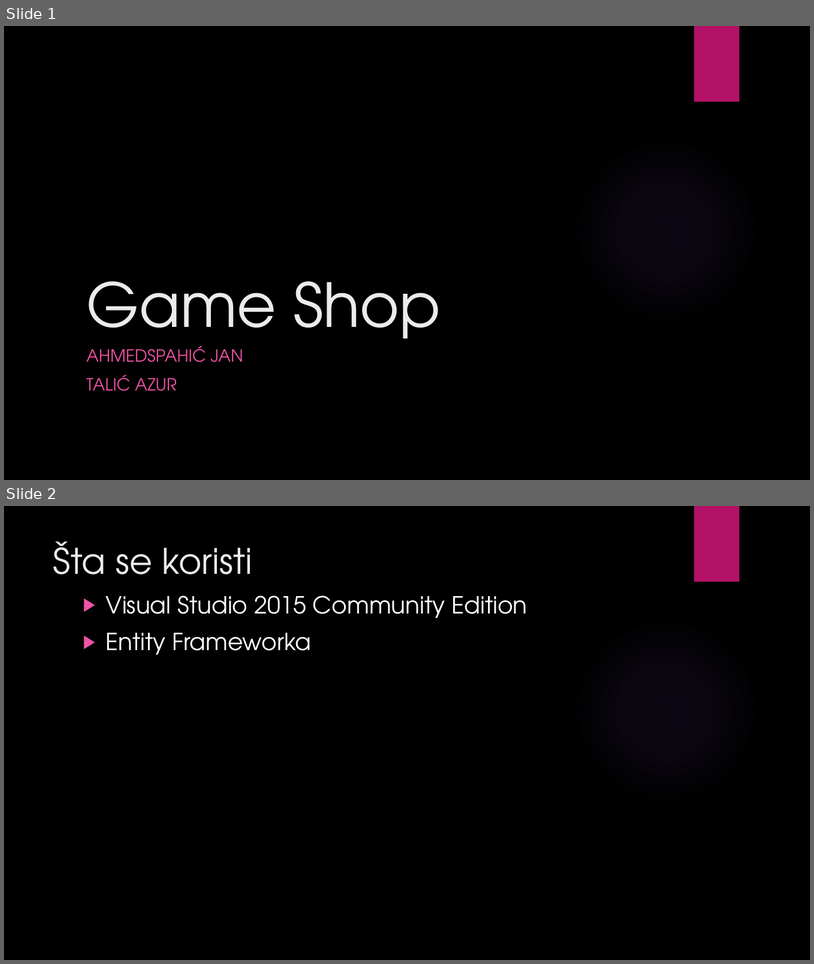
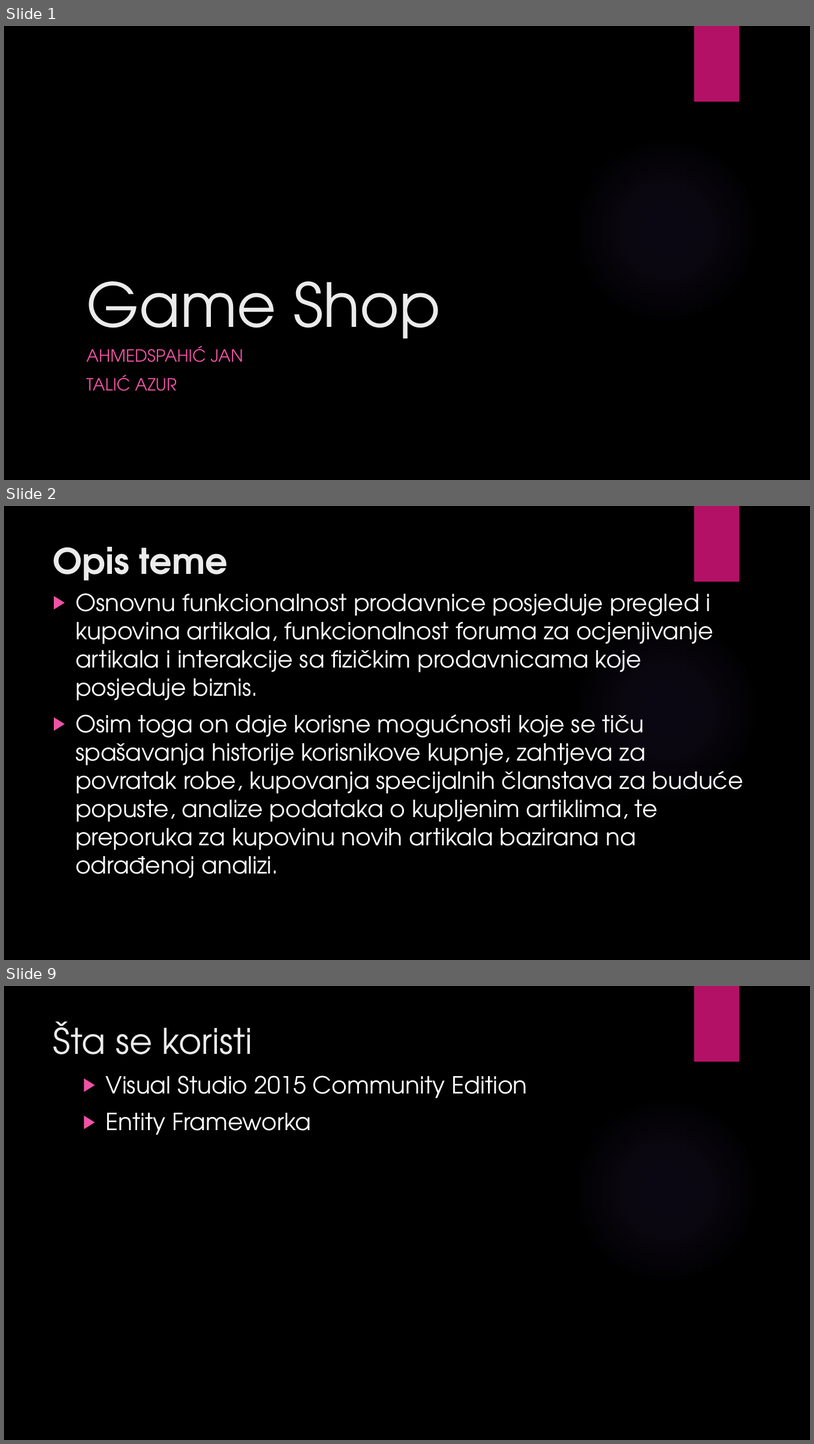
Before and after one commit to ooad-2016-2017/Tim19-PraiseTheSun, a slide deck: Game_Shop.pptx. Shown one above the other, each under a label of ours: slides 1 and 2 before the commit, slides 1, 2 and 9 after it; the slides between them are not shown. The pictures are 814x964 and 814x1444 pixels, drawn with LibreOffice and Linux fonts; fonts in the diff are those of the drawing; background and template pictures are left out. Boxes give left, top, right and bottom in pixels: in the first picture for what was removed or moved away, otherwise in the second. Text is boxed around its words. In the diff, an @@ line names an element or a change of style, - is before the commit and + after.

```diff
--- a/Game_Shop.pptx
+++ b/Game_Shop.pptx
@@ slide 2 added at [4, 506, 810, 960], background picture (left out); not listed: 2 template elements that a slide beside it also shows @@
@@ title added at [53, 547, 228, 580], 42 pt, text #EBEBEB, bold @@
+Opis teme
@@ text added at [75, 593, 744, 878], 28 pt, text #FFFFFF @@
+▶ Osnovnu funkcionalnost prodavnice posjeduje pregled i kupovina artikala, funkcionalnost foruma za ocjenjivanje artikala i interakcije sa fizičkim prodavnicama koje posjeduje biznis.
+▶ Osim toga on daje korisne mogućnosti koje se tiču spašavanja historije korisnikove kupnje, zahtjeva za povratak robe, kupovanja specijalnih članstava za buduće popuste, analize podataka o kupljenim artiklima, te preporuka za kupovinu novih artikala bazirana na odrađenoj analizi.
@@ what was slide 2 is now slide 9 @@
```
Also in this commit, not shown: 6 other slides added, 1 slide removed.
